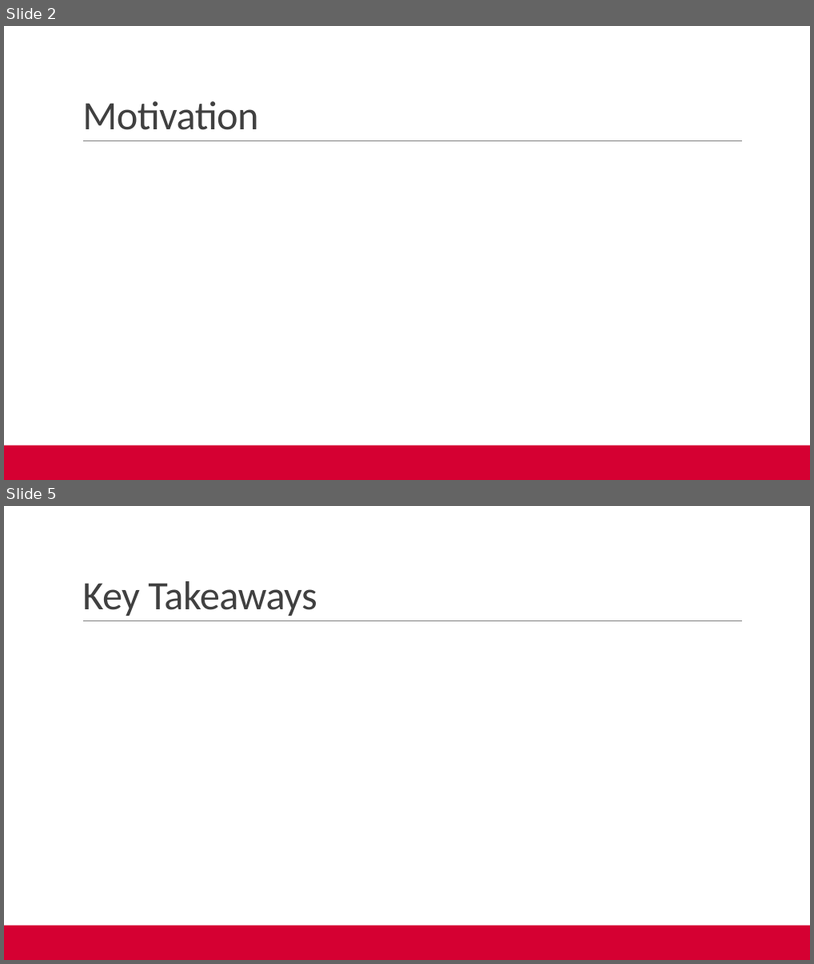
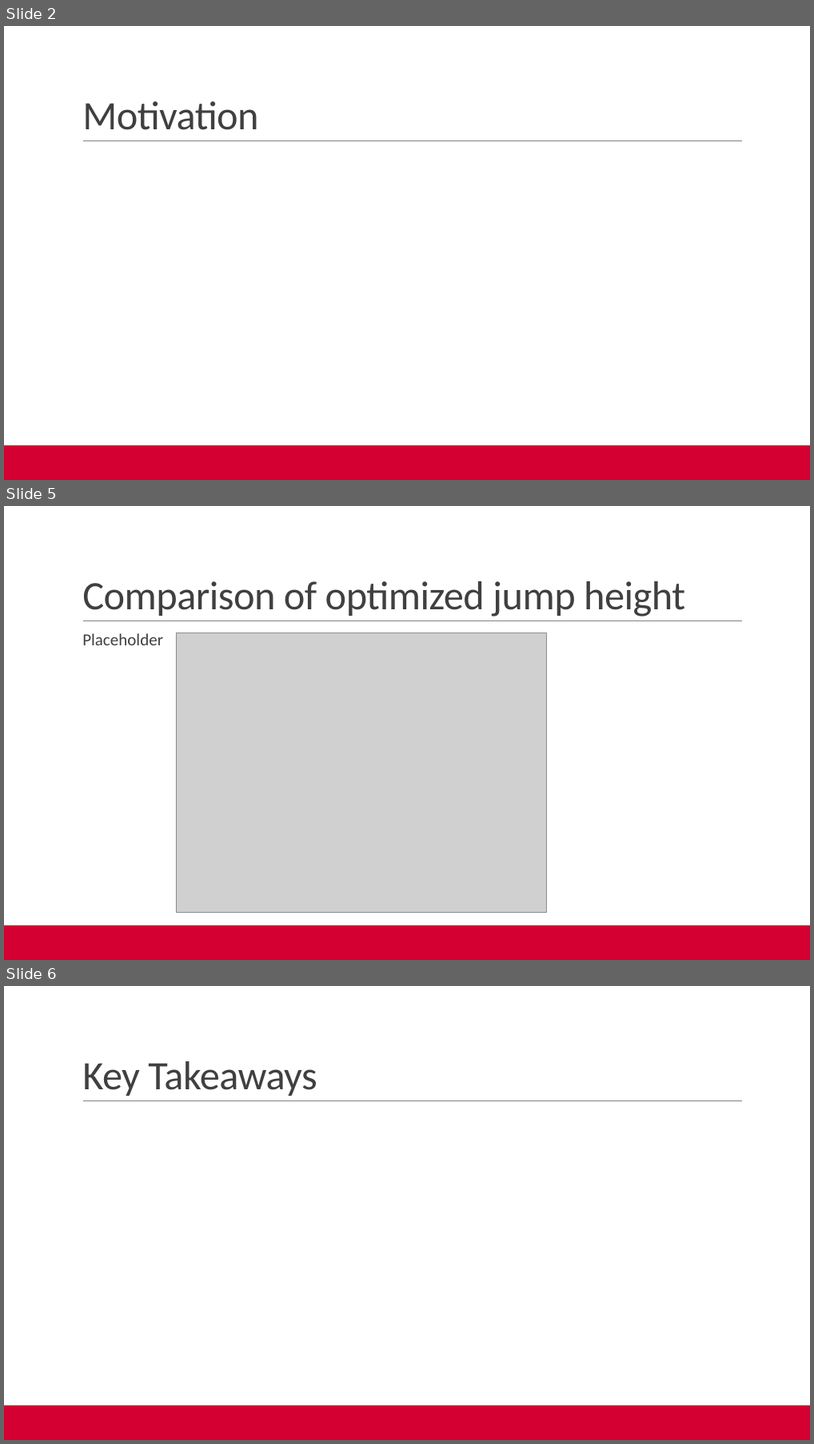
Before and after one commit to DominikTomaszZielinski/BME452FinalProj, a slide deck: Final Presentation.pptx. Shown one above the other, each under a label of ours: slides 2 and 5 before the commit, slides 2, 5 and 6 after it; the slides between them are not shown. The pictures are 814x964 and 814x1444 pixels, drawn with LibreOffice and Linux fonts; fonts in the diff are those of the drawing; grey boxes stand for pictures. Boxes give left, top, right and bottom in pixels: in the first picture for what was removed or moved away, otherwise in the second. Text is boxed around its words. In the diff, an @@ line names an element or a change of style, - is before the commit and + after.

```diff
--- a/Final Presentation.pptx
+++ b/Final Presentation.pptx
@@ slide 5 added at (4, 506, 810, 960), background #FFFFFF; not listed: 3 template elements that a slide beside it also shows @@
@@ title added at (82, 581, 686, 616), 48 pt, text #404040 @@
+Comparison of optimized jump height
@@ text added at (82, 633, 163, 645), 20 pt, text #404040 @@
+  Placeholder
@@ picture added at (176, 633, 546, 912) @@
@@ what was slide 5 is now slide 6 @@
```
Also in this commit, not shown: 2 other slides added, 3 slides removed, 4 other files.
